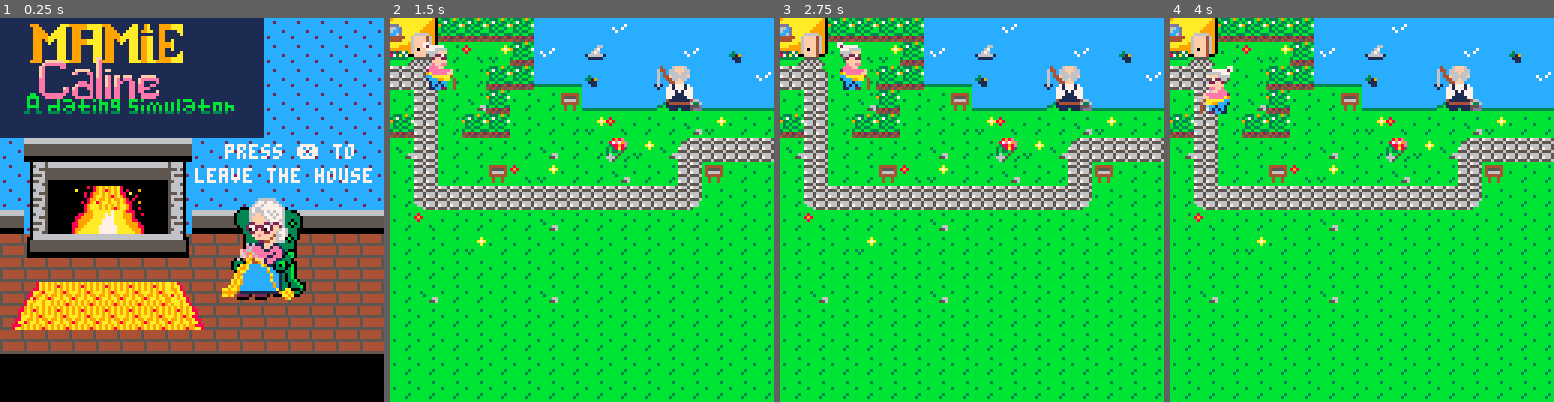
Above: before the commit, frames 1-4 (left to right).
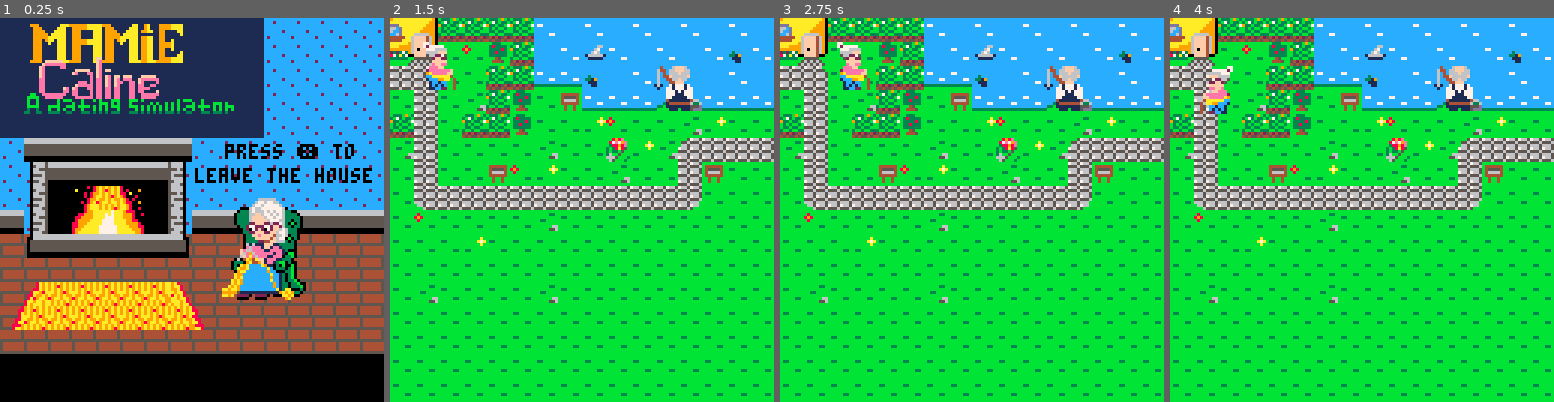
Above: after the commit, the same moments.

Repository: AndreaBacquele/projet-collectif---pico8-mamiecalineteam
Game: PICO-8 cartridge mamiecaline.p8
Two runs of this game, one before a commit and one after it. Both use one fixed random seed, a clock stepped at 60 frames per second and the inputs below.
Inputs:
- Up to frame 1 (0.25 s): no input
- Up to frame 2 (1.5 s): tap X (X key) at 0.33, 1.07 s
- Up to frame 3 (2.75 s): hold Right 1.6-2.1 s; tap X (X key) at 1.85 s; hold Up 2.15-2.42 s; hold Right from 2.47 s (still down)
- Up to frame 4 (4 s): tap X (X key) at 2.97 s; release Right at 3.03 s; hold Left 3.08-3.58 s; hold Down 3.63-3.97 s

The runs differ from the first frame. In frame 1, 1.3% of the frame differs, in the area x 50-97%, y 32-43%; in frame 2, 7.1%; in frame 3, 7.1%; in frame 4, 7.1%, in the area x 0-100%, y 1-100%.

Commit message:
Derniere MAJ

Diff:
--- a/mamiecaline.p8
+++ b/mamiecaline.p8
@@ -9,7 +9,6 @@
 end
 
 function _draw()
-draw_ui()
 
 end
 
@@ -89,11 +88,13 @@
     if check_flag(1,x+1,y+1) then
         pick_up_flower(x+1,y+1)
     end
-    if x==4 and y==7 then
-    	create_msg("panneau","??")
-    end
-    if x==7 and y==3 then
-    	create_msg("panneau","??")
+    if x==4 and y==7 and not pan1_read then
+    	create_msg("panneau","♥ola")
+    	pan1_read = true
+    end
+    if x==7 and y==3 and not pan2_read then
+    	create_msg("panneau","que tal?")
+    	pan2_read = true
     end
 end
 -->8
@@ -151,14 +152,6 @@
 end
 -->8
 --messages in game
---ui
-
---afficher compteur de fleurs
-function draw_ui()
-	camera()
-	spr(58,2,2)
-	print("x"..p.flower,10,2,7)
-end
 
 function init_msg()
 	messages={}
@@ -189,8 +182,8 @@
 function mainmenu1()
     cls()
 	map(32,0)
-	print("press ❎ to",75,42,7)
-    print("leave the house",65,50,7)
+	print("press ❎ to",75,42,0)
+    print("leave the house",65,50,0)
 end
 
 function mainmenu2()
@@ -512,63 +505,78 @@
 
 
 __gff__
-0000000000000000000000000001010100000000000000000000000001000101000000000101000001010000000000000000000000000000010100000000000000000000000000000000000000000000000000000000000000000000000000000000000000000000000000000000000000000000000000000000000000000000
+0000000000000000000000000001010100000000000000000000000001000101000000000101000001010000010000000000000000000000010100000000000000000000000000000000000000000000000000000000000000000000000000000000000000000000000000000000000000000000000000000000000000000000
 0000000000000000000000000000000000000000000000000000000000000000000000000000000000000000000000000000000000000000000000000000000000000000000000000000000000000000000000000000000000000000000000000000000000000000000000000000000000000000000000000000000000000000
 __map__
-24251c1c1c1c1f1f1f0f1f1f1f1f1f1f0f1f0c31313131313132323131313131e6c0c1c2c3c4c5c6e6e6e6c7c7c7c7c7e6c0c1c2c3c4c5c6e6e6e6c7c7c7c7c73030000000000000000000000000000000000000000000000000000000000000000000000000000000000000000000000000000000000000000000004c4d4e4f
-34353122211c0f1f1e1f1f1f0f1f0e1f1f0c3131313131313131313131313131e6d0d1d2d3d4d5d6e6e6e6c7c7c7c7c7e6d0d1d2d3d4d5d6e6e6e6c7c7c7c7c7303030000000000000000048494a4b00000000000000000000000048494a4b000000000000000000000000484d4e4f000000000000000000000000005c5d5e5f
-232631311c1c0c0c0e1f1f28291f1f0f0c313131313131313131313131313131e6e0e1e2e3e4e5e6e6e6e6c7c7c7c7c7e6e0e1e2e3e4e5e6e6e6e6c7c7c7c7c7000030000000000000000058595a5b00000000000000000000000058595a5b000000000000000000000000585d5e5b000000000000000000000000006c6d6e6f
-312331321c3131200c0c0c38390c0c0c31313131313131313131313131313131e6f0f1f2f3f4f5f6f7f8e6c7c7c7c7c7e6f0f1f2f3f4f5f6f7f8e6c7c7c7c7c7000030303000000000000068696a6b00000000000000000000000068696a6b000000000000000000000000686d6e6b000000000000000000000000007c7d7e7f
-1c23311c1c313131212231313221313131313131313131313131313131313131e6e6e6e6e6e6e6e6e6e6e6c7c7c7c7c7e6e6e6e6e6e6e6e6e6e6e6c7c7c7c7c7000000000000000000000078797a7b00000000000000000000000078797a7b000000000000000000000000787d7e7f0000000000000000000000000000000000
-3223313131313231313a21322723232331313131313131313131313131313131c7fafafafafafafac7c7c7c7c7c7c7c7c7fafafafafafafac7c7c7c7c7c7c7c700000000000000000000000000000000000000000000000000000000000000000000000000000000000000000000000000000000000000000000000000000000
-3123313120222131313231312320313131313131313131313131313131313131c7e9fafafafafaeac7c7c7c7c7c7c7c7c7e9fafafafafaeac7c7c7c7c7c7c7c700000000000000000000000000000000000000000000000000000000000000000000000000000000000000000000000000000000000000000000000000000000
-3133232323232323232323233631313131313131313131313131313131313131c7e937e8dadb37eac7c7cacbc7c7c7c7c7e937dbdae837eac7c7cacbc7c7c7c700000000000000000000000000000000000000000000000000000000000000000000000000000000000000000000000000000000000000000000000000000000
-3122313131313231313131313131313131313131313131313131313131313131fae937ebe7dc37eafacccdcecffafafafae937ebe7dc37eafacccdcecffafafa00000000000000000000000000000000000000000000000000000000000000000000000000000000000000000000000000000000000000000000000000000000
-3131312131313131313131313131313131313131313131313131313131313131d7f9fafafafafafbd7d7dddedfd7d7d7d7f9fafafafafafbd7d71ddedfd7d7d700404142430000000000000000000000004041424300000000000000000000000040414243000000000000000000000000000000000000000000000000000000
-3131313131313131313131313131313131313131313131313131313131313131d7d7d7d7d7d7d7d7d7ecedeeefd7d7d7d7d7d7d7d7d7d7d7d7ecedeeefd7d7d700505152530000000000000000000000005051525300000000000000000000000050515253000000000000000000000000000000000000000000000000000000
-3132313131313231313131313131313131313131313131313131313131313131d7d9dadadadadad8d7fcfdfeffd7d7d7d7d9dadadadadad8d7fcfdfeffd7d7d700606162630000000000000000000000006065666300000000000000000000000060616263000000000000000000000000000000000000000000000000000000
-3131313131313131313131313131313131313131313131313131313131313131c9dadadadadadadac8d7d7d7d7d7d7d7c9dadadadadadadac8d7d7d7d7d7d7d700707172733700000000000037373737007075767337000000000000373737370070717273370000000000003737373700000000000000000000000000000000
-3131313131313131313131313131313131313131313100000000000000000000d7d7d7d7d7d7d7d7d7d7d7d7d7d7d7d7d7d7d7d7d7d7d7d7d7d7d7d7d7d7d7d7fafafafafafafafafafafafafafafafafafafafafafafafafafafafafafafafafafafafafafafafafafafafafafafafa00000000000000000000000000000000
-3131313131313131313131313131313131313131313100000000000000000000000000000000000000000000000000000000000000000000000000000000000000000000373737373737373737373737373737373737373737373737373737370000000000000000000000000000000000000000000000000000000000000000
-3131313131313131313131313131313131313131313100000000000000000000000000000000000000000000000000000000000000000000000000000000000000000000000000000000000000373737373737000000000000000037373737370000000000000000000000000000000000000000000000000000000000000000
-0000000000000000000031313131313131313100000000000000000000000000000000000000000000000000000000000000000000000000000000000000000000000000000000000000000000000000000000373737373737373737000000000000000000000000000000000000000000000000000000000000000000000000
-…(40 lines of a section not shown)…
+24251c1c1c1c1f0f1f0f1f0f1f0f1f0f0f1f0c1c1c1c2c1c1c2c1c2c1c1c1c1ce6c0c1c2c3c4c5c6e6e6e6c7c7c7c7c7e6c0c1c2c3c4c5c6e6e6e6c7c7c7c7c73030000000000000000000000000000000000000000000000000000000000000000000000000000000000000000000000000000000000000000000004c4d4e4f
+343531222c1c0f1f1e1f0f1f0f1f0e1f1f0c31313131313131311c1c1c2c1c1ce6d0d1d2d3d4d5d6e6e6e6c7c7c7c7c7e6d0d1d2d3d4d5d6e6e6e6c7c7c7c7c7303030000000000000000048494a4b00000000000000000000000048494a4b000000000000000000000000484d4e4f000000000000000000000000005c5d5e5f
+232631311c1c0c0c0e0f1f28290f1f0f0c31313131313131313131311c1c1c1ce6e0e1e2e3e4e5e6e6e6e6c7c7c7c7c7e6e0e1e2e3e4e5e6e6e6e6c7c7c7c7c7000030000000000000000058595a5b00000000000000000000000058595a5b000000000000000000000000585d5e5b000000000000000000000000006c6d6e6f
+312331321c2c31200c0c0c38390c0c0c313131313131313131313131311c1c1ce6f0f1f2f3f4f5f6f7f8e6c7c7c7c7c7e6f0f1f2f3f4f5f6f7f8e6c7c7c7c7c7000030303000000000000068696a6b00000000000000000000000068696a6b000000000000000000000000686d6e6b000000000000000000000000007c7d7e7f
+1c23311c1c2c31312122313132213131313131313131313131313131312c1c1ce6e6e6e6e6e6e6e6e6e6e6c7c7c7c7c7e6e6e6e6e6e6e6e6e6e6e6c7c7c7c7c7000000000000000000000078797a7b00000000000000000000000078797a7b000000000000000000000000787d7e7f0000000000000000000000000000000000
+3223313131313231313a21322723232323232323232323232326313131311c2cc7fafafafafafafac7c7c7c7c7c7c7c7c7fafafafafafafac7c7c7c7c7c7c7c700000000000000000000000000000000000000000000000000000000000000000000000000000000000000000000000000000000000000000000000000000000
+3123313120222131313231312320313131313131313131313123313131311c1cc7e9fafafafafaeac7c7c7c7c7c7c7c7c7e9fafafafafaeac7c7c7c7c7c7c7c700000000000000000000000000000000000000000000000000000000000000000000000000000000000000000000000000000000000000000000000000000000
+3133232323232323232323233631313131313131313131313123313131312c1cc7e937e8dadb37eac7c7cacbc7c7c7c7c7e937dbdae837eac7c7cacbc7c7c7c700000000000000000000000000000000000000000000000000000000000000000000000000000000000000000000000000000000000000000000000000000000
+3122313131313231313131313131313131313131313131313123263131311c1cfae937ebe7dc37eafacccdcecffafafafae937ebe7dc37eafacccdcecffafafa00000000000000000000000000000000000000000000000000000000000000000000000000000000000000000000000000000000000000000000000000000000
+3131312131313131313131313131313131313131310f0f0f0f3c3c0f0f0f0f0fd7f9fafafafafafbd7d7dddedfd7d7d7d7f9fafafafafafbd7d71ddedfd7d7d700404142430000000000000000000000004041424300000000000000000000000040414243000000000000000000000000000000000000000000000000000000
+31313131313131313131313131313131313131310f0f0c0c0c3c3c0c0c0c0c0cd7d7d7d7d7d7d7d7d7ecedeeefd7d7d7d7d7d7d7d7d7d7d7d7ecedeeefd7d7d700505152530000000000000000000000005051525300000000000000000000000050515253000000000000000000000000000000000000000000000000000000
+313231313131323131313131313131313131310f0f0c31313131313131311c1cd7d9dadadadadad8d7fcfdfeffd7d7d7d7d9dadadadadad8d7fcfdfeffd7d7d700606162630000000000000000000000006065666300000000000000000000000060616263000000000000000000000000000000000000000000000000000000
+31313131313131313131313131313131310f0f0f313131313131313131311c1cc9dadadadadadadac8d7d7d7d7d7d7d7c9dadadadadadadac8d7d7d7d7d7d7d700707172733700000000000037373737007075767337000000000000373737370070717273370000000000003737373700000000000000000000000000000000
+31313131313131313131313131313131310f0e31313131313131313131312c1cd7d7d7d7d7d7d7d7d7d7d7d7d7d7d7d7d7d7d7d7d7d7d7d7d7d7d7d7d7d7d7d7fafafafafafafafafafafafafafafafafafafafafafafafafafafafafafafafafafafafafafafafafafafafafafafafa00000000000000000000000000000000
+31313131313131313131313131313131310f0f31313131313131313131312c1c000000000000000000000000000000000000000000000000000000000000000000000000373737373737373737373737373737373737373737373737373737370000000000000000000000000000000000000000000000000000000000000000
+31313131313131313131313131313131311f0f31313131313131313131312c1c000000000000000000000000000000000000000000000000000000000000000000000000000000000000000000373737373737000000000000000037373737370000000000000000000000000000000000000000000000000000000000000000
+31313131313131313131313131313131310f0f31313131313131313131312c1c000000000000000000000000000000000000000000000000000000000000000000000000000000000000000000000000000000373737373737373737000000000000000000000000000000000000000000000000000000000000000000000000
+31313131313131313131313131313131310f0f31313131313131313131311c1c000000000000000000000000000000000000000000000000000000000000000000000000000000000000000000000000000000000000000000000000000000000000000000000000000000000000000000000000000000000000000000000000
+31313131313131313131313131313131310f1f31313131313131313131311c1c000000000000000000000000000000000000000000000000000000000000000000000000000000000000000000000000000000000000000000000000000000000000000000000000000000000000000000000000000000000000000000000000
+31313131313131313131313131313131310f0f31313131313131313131311c2c000000000000000000000000000000000000000000000000000000000000000000000000000000000000000000000000000000000000000000000000000000000000000000000000000000000000000000000000000000000000000000000000
+31313131313131313131313131313131310d0f31313131313131313131311c1c000000000000000000000000000000000000000000000000000000000000000000000000000000000000000000000000000000000000000000000000000000000000000000000000000000000000000000000000000000000000000000000000
+31313131313131313131313131313131310f0f31313131313131313131311c1c000000000000000000000000000000000000000000000000000000000000000000000000000000000000000000000000000000000000000000000000000000000000000000000000000000000000000000000000000000000000000000000000
+31313131313131313131313131313131310f0f31313131313131313131312c1c000000000000000000000000000000000000000000000000000000000000000000000000000000000000000000000000000000000000000000000000000000000000000000000000000000000000000000000000000000000000000000000000
+31313131313131313131313131313131311f0f31313131313131313131312c1c000000000000000000000000000000000000000000000000000000000000000000000000000000000000000000000000000000000000000000000000000000000000000000000000000000000000000000000000000000000000000000000000
+31313131313131313131313131313131310f0f31313131313131313131311c2c000000000000000000000000000000000000000000000000000000000000000000000000000000000000000000000000000000000000000000000000000000000000000000000000000000000000000000000000000000000000000000000000
+31313131313131313131313131313131310f0e31313131313131313131311c1c000000000000000000000000000000000000000000000000000000000000000000000000000000000000000000000000000000000000000000000000000000000000000000000000000000000000000000000000000000000000000000000000
+31313131313131313131313131313131310f0f31313131313131313131311c1c000000000000000000000000000000000000000000000000000000000000000000000000000000000000000000000000000000000000000000000000000000000000000000000000000000000000000000000000000000000000000000000000
+31313131313131313131313131313131310f0f31313131313131313131312c1c000000000000000000000000000000000000000000000000000000000000000000000000000000000000000000000000000000000000000000000000000000000000000000000000000000000000000000000000000000000000000000000000
+31313131313131313131313131313131310f0f0f0f0f0f0f3c3c0f0f0f0f1c1c000000000000000000000000000000000000000000000000000000000000000000000000000000000000000000000000000000000000000000000000000000000000000000000000000000000000000000000000000000000000000000000000
+31313131313131313131313131313131310f0f0f0f0f0f0f3c3c0f0f0f0f1c2c000000000000000000000000000000000000000000000000000000000000000000000000000000000000000000000000000000000000000000000000000000000000000000000000000000000000000000000000000000000000000000000000
+31313131313131313131313131313131310f0f0f0f0f31313131310f0f0f1c1c000000000000000000000000000000000000000000000000000000000000000000000000000000000000000000000000000000000000000000000000000000000000000000000000000000000000000000000000000000000000000000000000
+31313131313131313131313131313131310f0f0f0f0f31313131310f0f0f1c1c000000000000000000000000000000000000000000000000000000000000000000000000000000000000000000000000000000000000000000000000000000000000000000000000000000000000000000000000000000000000000000000000
+…(40 lines of a section not shown)…
Not shown, changed: 27 lines of the sprite sheet (__gfx__) section of mamiecaline.p8
